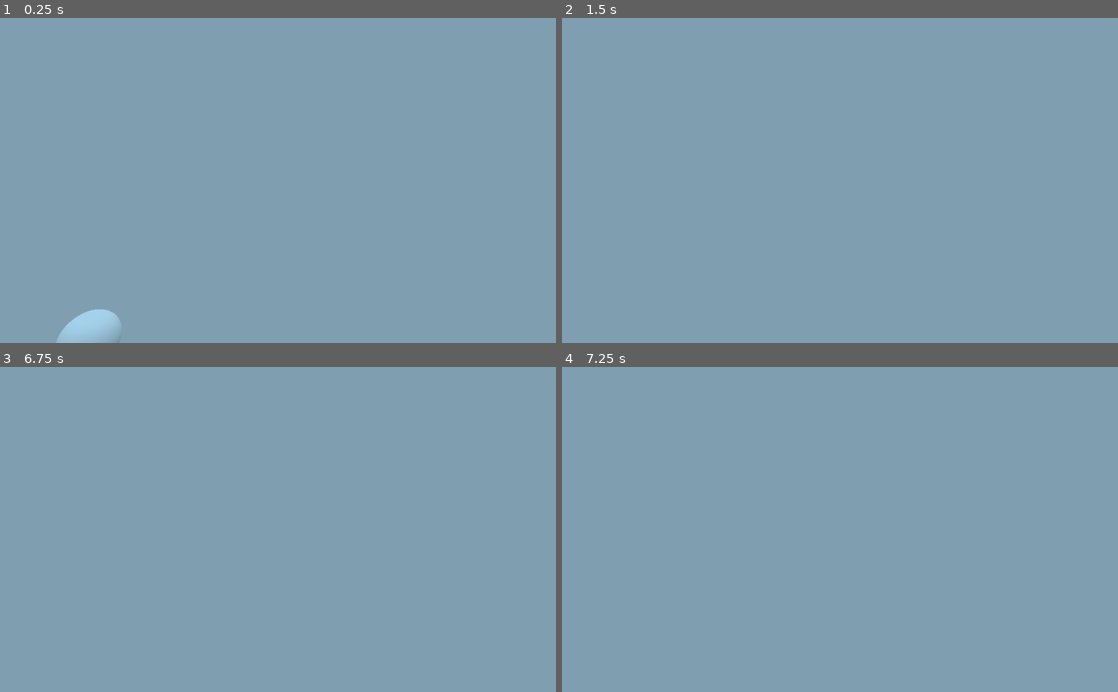
Above: before the commit, frames 1-4 (two rows, left to right).
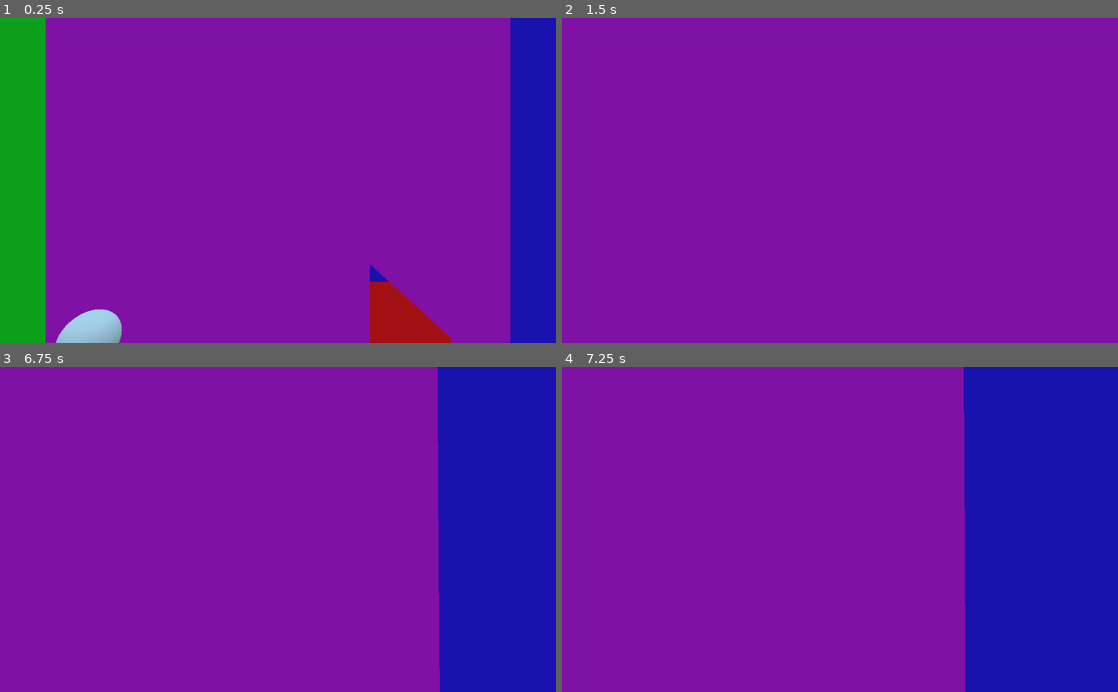
Above: after the commit, the same moments.

Repository: LivelyLiz/Godot-PortalTechdemo
Game: Godot game, scene res://Assets/Scenes/Main.tscn
The game is run twice, just before and just after one commit, with the same random seed, the same clock (stepped at 60 frames per second) and the same inputs.
Inputs (mouse positions are in pixels of both pictures, inside the frame that each line leads up to):
- Up to frame 1 (0.25 s): no input
- Up to frame 2 (1.5 s): tap Enter at 0.5 s; move the mouse to (867, 180) at 0.52 s; hold Up (ui_up) from 0.53 s (still down); move the mouse to (812, 180) at 1.27 s
- Up to frame 3 (6.75 s): tap Space at 2, 3.5, 5 s; move the mouse to (289, 523) at 2.02 s; tap Enter at 2.75, 4.25 s; move the mouse to (272, 536) at 2.77 s; move the mouse to (316, 532) at 3.52 s; move the mouse to (233, 526) at 4.27 s; move the mouse to (283, 529) at 5.02 s; move the mouse to (255, 523) at 5.77 s; release Up (ui_up) at 5.78 s; hold Right (ui_right) 5.78-6.53 s; move the mouse to (305, 529) at 6.52 s; hold Up (ui_up) from 6.53 s (still down)
- Up to frame 4 (7.25 s): keep holding Up (ui_up)

The runs differ from the first frame. In frame 1, 99% of the frame differs, in the area x 0-100%, y 0-100%; in frame 2, 100%; in frame 3, 100%; in frame 4, 100%.

Commit message:
PARTY

Diff:
--- a/project/Assets/Scenes/Main.tscn
+++ b/project/Assets/Scenes/Main.tscn
@@ -50,7 +50,7 @@
 Portal2_Index = 2
 
 [node name="Portal1" parent="Portal_Planes/PortalPairs" instance=ExtResource( 5 )]
-transform = Transform( -8.74228e-08, 0, 1, 0, 2, 0, -2, 0, -4.37114e-08, 3.35918, 0, -6.493 )
+transform = Transform( -8.74228e-08, 0, -1, 0, 2, 0, 2, 0, -4.37114e-08, 3.35918, 0, -6.493 )
 
 [node name="Portal2" parent="Portal_Planes/PortalPairs" instance=ExtResource( 5 )]
 transform = Transform( 2, 0, 0, 0, 2, 0, 0, 0, 1, 0, 0, 4.94463 )
--- a/project/Assets/Scenes/PortalPairs.tscn
+++ b/project/Assets/Scenes/PortalPairs.tscn
@@ -18,6 +18,7 @@
 
 [node name="Camera" type="Camera" parent="Portal1_VP"]
 cull_mask = 3
+current = true
 
 [node name="Portal2_VP" type="Viewport" parent="."]
 size = Vector2( 1024, 600 )
@@ -26,6 +27,7 @@
 
 [node name="Camera" type="Camera" parent="Portal2_VP"]
 cull_mask = 3
+current = true
 
 [node name="Portal1_Sprite" type="Sprite" parent="."]
 texture = SubResource( 1 )
--- a/project/Assets/Scenes/Room.tscn
+++ b/project/Assets/Scenes/Room.tscn
@@ -1,20 +1,40 @@
-[gd_scene load_steps=2 format=2]
+[gd_scene load_steps=7 format=2]
 
 [ext_resource path="res://Assets/Scenes/Wall.tscn" type="PackedScene" id=1]
+
+[sub_resource type="SpatialMaterial" id=1]
+albedo_color = Color( 1, 0, 0, 1 )
+
+[sub_resource type="SpatialMaterial" id=2]
+albedo_color = Color( 0, 1, 0.0862745, 1 )
+
+[sub_resource type="SpatialMaterial" id=3]
+albedo_color = Color( 0.2, 0.00784314, 0.988235, 1 )
+
+[sub_resource type="SpatialMaterial" id=4]
+albedo_color = Color( 0.996078, 0.0117647, 0.933333, 1 )
+
+[sub_resource type="SpatialMaterial" id=5]
+albedo_color = Color( 1, 0.984314, 0, 1 )
 
 [node name="Room" type="Spatial"]
 
 [node name="Floor" parent="." instance=ExtResource( 1 )]
 transform = Transform( 10, 0, 0, 0, 1, 0, 0, 0, 10, 0, -1, 0 )
+material/0 = SubResource( 1 )
 
 [node name="LeftWall" parent="." instance=ExtResource( 1 )]
 transform = Transform( 1, 0, 0, 0, 10, 0, 0, 0, 10, -11, 8, 0 )
+material/0 = SubResource( 2 )
 
 [node name="RightWall" parent="." instance=ExtResource( 1 )]
 transform = Transform( 1, 0, 0, 0, 10, 0, 0, 0, 10, 11, 8, 0 )
+material_override = SubResource( 3 )
 
 [node name="FrontWall" parent="." instance=ExtResource( 1 )]
 transform = Transform( 12, 0, 0, 0, 10, 0, 0, 0, 1, 0, 8, -11 )
+material_override = SubResource( 4 )
 
 [node name="BackWall" parent="." instance=ExtResource( 1 )]
 transform = Transform( 12, 0, 0, 0, 10, 0, 0, 0, 1, 0, 8, 11 )
+material_override = SubResource( 5 )
--- a/project/Assets/Scripts/Main.gd
+++ b/project/Assets/Scripts/Main.gd
@@ -36,6 +36,6 @@
 		if event.scancode == KEY_ESCAPE:
 			get_tree().quit()
 
-func _on_Player_Camer_Moved(camera_transform, position):
+func _on_Player_Camer_Moved(camera):
 	for node in $Portal_Planes.get_children():
-		node.UpdateCamera(camera_transform, position)
+		node.UpdateCamera(camera)
--- a/project/Assets/Scripts/Player.gd
+++ b/project/Assets/Scripts/Player.gd
@@ -1,6 +1,6 @@
 extends KinematicBody
 
-signal Camer_Moved(transform, position)
+signal Camer_Moved(camera)
 
 var camera_angle = 0
 var mouse_sens = 0.3
@@ -116,7 +116,7 @@
 	camera_moved()
 
 func camera_moved():
-	emit_signal("Camer_Moved",$Body/Head.transform * $Body/Head/Camera.transform,$Body/Head/Camera.global_transform.origin)
+	emit_signal("Camer_Moved",$Body/Head/Camera)
 
 func _input(event):
 	$Body/Head/Second_Camera_Image.input(event)
--- a/project/Assets/Scripts/PortalPairs.gd
+++ b/project/Assets/Scripts/PortalPairs.gd
@@ -38,11 +38,17 @@
 	_portal1.index = Portal1_Index
 	_portal2.index = Portal2_Index
 
-func UpdateCamera(camera_transform, position):
+func UpdateCamera(camera):
+	var position = camera.global_transform.origin
+	var camera_transform = camera.global_transform
 	var plane1_pos = _portal1.to_local(position)
 	var plane2_pos = _portal2.to_local(position)
 
-	_camera1.transform.basis = camera_transform.basis
-	_camera2.transform.basis = camera_transform.basis
-	_camera1.translation = plane2_pos
-	_camera2.translation = plane1_pos
+	var one_eighty_rotation = Quat(Vector3(0,1,0), PI)
+	var portal1_global_transform = _portal1.global_transform
+	var portal2_global_transform = _portal2.global_transform
+
+	_camera1.transform.basis = portal2_global_transform.basis * Basis(one_eighty_rotation) * portal1_global_transform.basis.inverse() * camera_transform.basis
+	_camera2.transform.basis = portal1_global_transform.basis * Basis(one_eighty_rotation) * portal2_global_transform.basis.inverse() * camera_transform.basis
+	_camera1.translation = _portal2.to_global(one_eighty_rotation * plane1_pos)
+	_camera2.translation = _portal1.to_global(one_eighty_rotation * plane2_pos)
